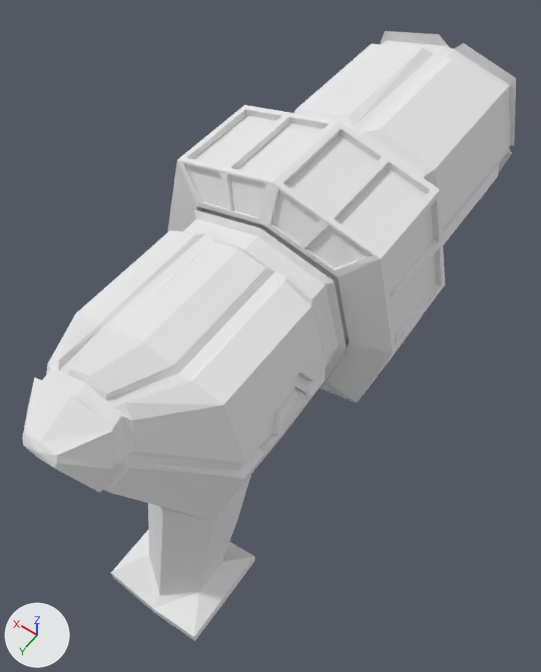
A saved change to the Blender file Assets/Models/Cun2.blend.
Both versions are drawn from a 50 mm lens placed at (-2.71, 5.78, 5.29), pointed at (0.18, 1.73, -1.08). Lighting does not change. The marker at lower left points along +X, +Y and +Z.

Objects in the first picture: 'Belt', 'Cun'.
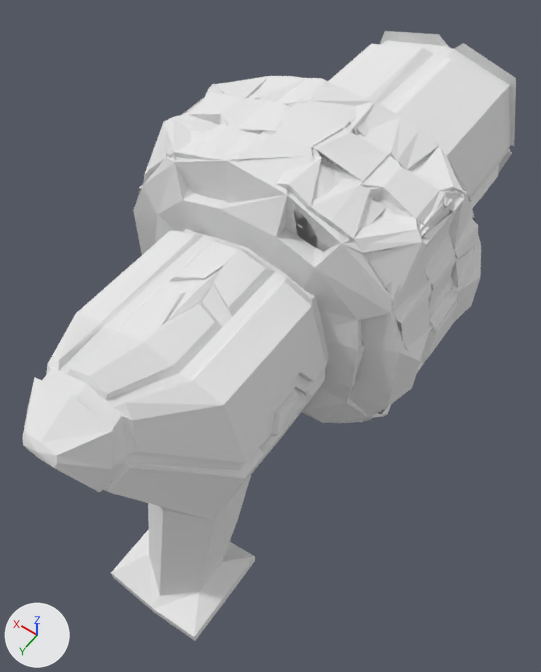
What differs and where, as boxes (x1, y1, x2, y2) in the pictures (541 x 672 px):
'Belt', reshaped, modifiers changed (26% wider, 16% taller)
    before: (168, 105, 445, 403)
    after: (133, 76, 481, 423)
part 1 of me_cube_001, cut back
    before: (168, 105, 445, 403)

The edits, one by one:
me_cube_001 is used by ob_belt; location (0.0, 0.0, 0.0).
me_cube_001 had 60 vertices, 58 faces and spanned x -1.292..0.0, y 0.849..2.078, z 0.0..1.292.
me_cube_001 now has 41 vertices, 26 faces and spans x -1.292..0.0, y 1.45..2.077, z 0.0..1.292.
me_cube_001 part 1: the whole mesh is rebuilt.
Mesh me_cube_002 is new.
It is a box spanning x -1.0..1.0, y -1.0..1.0, z -1.0..1.0.
Object 'Belt' (ob_belt) has a MIRROR modifier named 'Mirror'.
On modifier 'Mirror' of object 'Belt' (ob_belt), use_axis goes from (True, False, True) to (True, True, True).
Object 'Belt' (ob_belt) has a MIRROR modifier named 'Mirror'.
Modifier setting: mirror_object = ob_cube.
Object 'Belt' (ob_belt) gains a SKIN modifier named 'Skin'.
Object 'Cube' (ob_cube) is new; it shows me_cube_002.
Its location is (0.0, 1.45, 0.0).
Its hide viewport is True.
